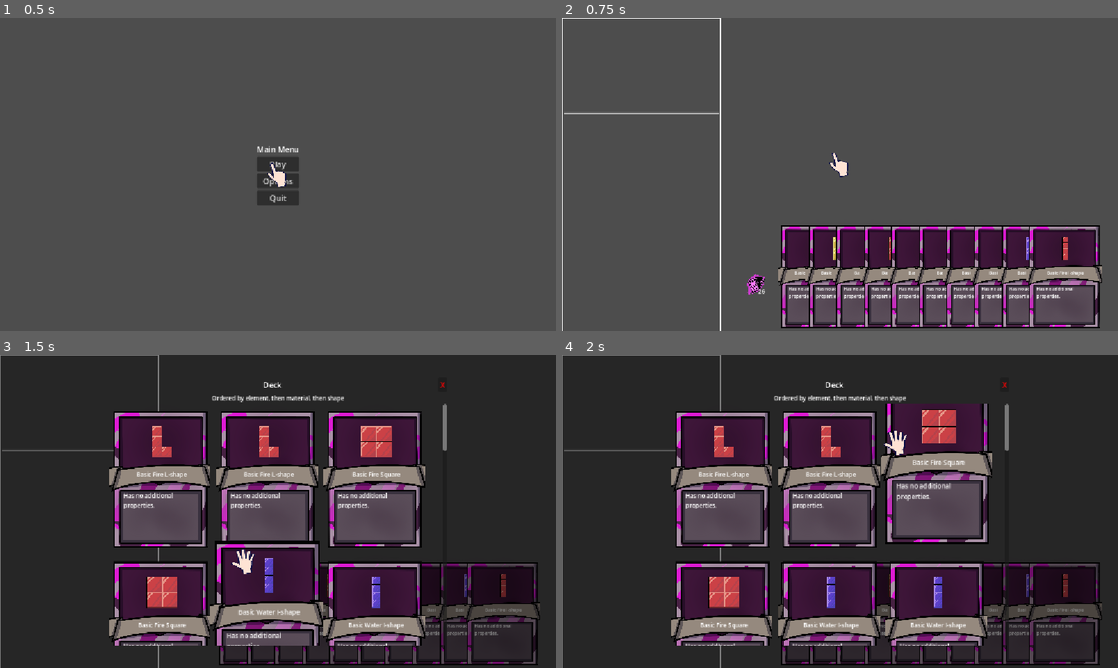
Above: before the commit, frames 1-4 (two rows, left to right).
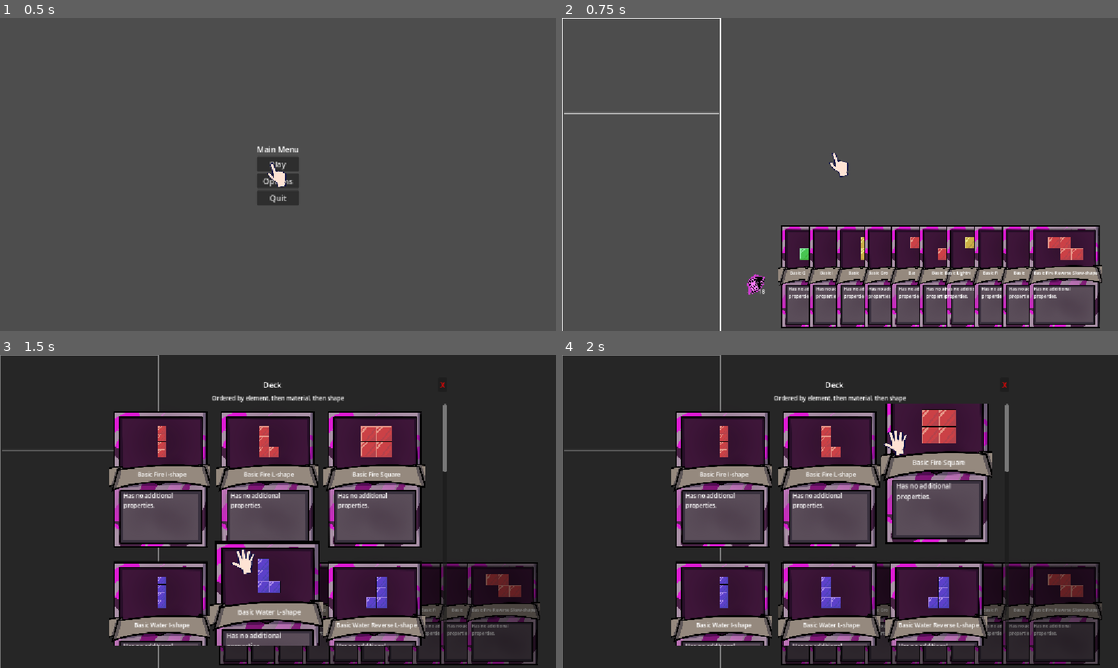
Above: after the commit, the same moments.

Repository: ttcs-games/godot-wild-jam-99
Game: Godot game, scene res://Main_menu.tscn
Same seed, same stepped clock (60 frames per second), same inputs: the game is played once before the commit and once after it.
Inputs (mouse positions are in pixels of both pictures, inside the frame that each line leads up to):
- Up to frame 1 (0.5 s): no input
- Up to frame 2 (0.75 s): click "Play" at 0.5 s
- Up to frame 3 (1.5 s): tap Enter at 1.25 s; drag from (200, 621) to (333, 442) at 1.27 s
- Up to frame 4 (2 s): no input

Frame 1 is identical in both runs. In frame 2, 1.1% of the frame differs, in the area x 35-97%, y 70-90%; in frame 3, 2.1%, in the area x 24-97%, y 22-93%; in frame 4, 2.1%.

Commit message:
Rewards screen (#11)
* Updated Shape Resources and Added Initial Rewards Screen

* Added Reward class and Expanded Reward Scene

* Finished Reward Screen

Diff:
--- /dev/null
+++ b/Reward.gd
@@ -0,0 +1,33 @@
+
+class_name Reward
+extends Node
+
+#Update this if the number of shapes, elements or materials changes
+#frankly this is a bunch of bullshit, but I have to make it into arrays for the random reward generation
+enum Types { ADD, REMOVE, TRAIT, CHANGE_SHAPE, CHANGE_ELEMENT }
+const Shapes: Array[ShapeData] = [CardFactory.L_SHAPE, CardFactory.REVERSEL_SHAPE, CardFactory.SKEW_SHAPE, CardFactory.REVERSESKEW_SHAPE, CardFactory.SQUARE_SHAPE, CardFactory.I_SHAPE, CardFactory.T_SHAPE]
+const CardElements: Array[Elements.Id] = [Elements.Id.RED, Elements.Id.BLUE, Elements.Id.GREEN, Elements.Id.YELLOW]
+const Materials: Array[MaterialData] = [CardFactory.BASIC_MATERIAL]
+
+var Card_added : CardData
+var Shape_change : ShapeData
+var Element_change: Elements.Id
+var Trait_added: MaterialData
+
+var Type: Types = Types.ADD
+var amount := 1
+
+func _init(reward_type : int, number_of_rewards: int):
+	Type = reward_type
+	amount = number_of_rewards
+
+	#don't need to do any additional processing if cards are only being removed.
+	if (Type == Types.ADD):
+		#big line. All it does is make copies of the random cards.
+		Card_added = CardFactory.make(Shapes.pick_random(),CardElements.pick_random(),Materials.pick_random())
+	elif (Type == Types.TRAIT):
+		Trait_added = Materials.pick_random()
+	elif (Type == Types.CHANGE_SHAPE):
+		Shape_change = Shapes.pick_random()
+	elif (Type == Types.CHANGE_ELEMENT):
+		Element_change = CardElements.pick_random()
--- /dev/null
+++ b/Rewards_screen.tscn
@@ -0,0 +1,76 @@
+[gd_scene format=3 uid="uid://bfpe6oflplml5"]
+
+[ext_resource type="Script" uid="uid://n51qvajcaiyd" path="res://rewards_screen.gd" id="1_85wn1"]
+[ext_resource type="PackedScene" uid="uid://w0up11rrrrqh" path="res://ui/cursorAnimation.tscn" id="2_1047e"]
+[ext_resource type="PackedScene" uid="uid://cpqylr4csh80v" path="res://ui/pile_view.tscn" id="3_07ys8"]
+
+[node name="RewardsScreen" type="Control" unique_id=1251849727]
+layout_mode = 3
+anchors_preset = 0
+script = ExtResource("1_85wn1")
+
+[node name="VBoxContainer" type="VBoxContainer" parent="." unique_id=1923518730]
+layout_mode = 1
+offset_left = 25.0
+offset_top = 200.0
+offset_right = 198.0
+offset_bottom = 283.0
+
+[node name="Label" type="Label" parent="VBoxContainer" unique_id=1339415900]
+layout_mode = 2
+text = "Choose Your Rewards!"
+
+[node name="Button" type="Button" parent="VBoxContainer" unique_id=1647886577]
+layout_mode = 2
+disabled = true
+text = "                  "
+
+[node name="Button2" type="Button" parent="VBoxContainer" unique_id=113340963]
+layout_mode = 2
+disabled = true
+text = "                  "
+
+[node name="Button3" type="Button" parent="VBoxContainer" unique_id=1561160007]
+layout_mode = 2
+disabled = true
+text = "                  "
+
+[node name="Button4" type="Button" parent="VBoxContainer" unique_id=819166901]
+layout_mode = 2
+disabled = true
+text = "                  "
+
+[node name="Button5" type="Button" parent="VBoxContainer" unique_id=428628121]
+layout_mode = 2
+disabled = true
+text = "                  "
+
+[node name="CursorLayer2" type="CanvasLayer" parent="." unique_id=1040749862]
+
+[node name="Cursor" parent="CursorLayer2" unique_id=1383289649 instance=ExtResource("2_1047e")]
+unique_name_in_owner = true
+z_index = 1001
+z_as_relative = false
+position = Vector2(31, 23)
+scale = Vector2(0.41393447, 0.3506711)
+
+[node name="NextLevelButton" type="Button" parent="." unique_id=2094615753]
+layout_mode = 0
+offset_left = 50.0
+offset_top = 546.0
+offset_right = 185.0
+offset_bottom = 577.0
+text = "Go to Next Level"
+
+[node name="DeckView" parent="." unique_id=321091678 instance=ExtResource("3_07ys8")]
+layout_mode = 0
+offset_left = 93.0
+offset_top = 440.0
+offset_right = 168.0
+offset_bottom = 500.0
+
+[connection signal="pressed" from="VBoxContainer/Button" to="." method="_on_button_pressed" binds= [0]]
+[connection signal="pressed" from="VBoxContainer/Button2" to="." method="_on_button_pressed" binds= [1]]
+[connection signal="pressed" from="VBoxContainer/Button3" to="." method="_on_button_pressed" binds= [2]]
+[connection signal="pressed" from="VBoxContainer/Button4" to="." method="_on_button_pressed" binds= [3]]
+[connection signal="pressed" from="VBoxContainer/Button5" to="." method="_on_button_pressed" binds= [4]]
--- a/autoload/game_manager.gd
+++ b/autoload/game_manager.gd
@@ -5,6 +5,8 @@
 extends Node
 
 const DRAW_AMOUNT := 10
+
+var REWARD_AMOUNT := 3 #Default is 3 rewards for completing a level
 
 var hand: Control
 var cursor_layer: CanvasLayer
@@ -21,6 +23,11 @@
 var _active_card_index: int = 1000 #because the player will never have more than 10 cards
 var _active_cursor: Node2D = null
 var _open_viewer: Control = null
+
+#Reward Handling
+var reward_to_apply: Reward = null
+var _reward_chosen: bool = false #checks if the player has selected a reward
+var cards_affected : Array[CardData] = []
 
 # Creates the piles and a initial deck
 func init_deck() -> void:
@@ -50,8 +57,6 @@
 
 # Needs to be called
 func select_card(card: Control, card_index: int) -> void:
-
-
 	cursorAnimation.play("grab")
 	# If you already have a selected card - cancel previous selection
 	if _active_card != null:
@@ -140,17 +145,62 @@
 	if cursorAnimation.animation != "grab":
 		cursorAnimation.play("hover_exit")
 
-func open_pile_viewer(pile: CardPile, title: String) -> void:
+func open_pile_viewer(pile: CardPile, title: String, num_cards_displayed: int = 1000, sort_cards : bool = true) -> void:
 	remove_card()
 	if _open_viewer != null:
 		return
 	_open_viewer = DECK_VIEWER_SCENE.instantiate()
 	cursor_layer.add_child(_open_viewer)
-	_open_viewer.setup(pile, title)
+	_open_viewer.setup(pile, title, num_cards_displayed, sort_cards)
 	_open_viewer.close_requested.connect(_close_pile_viewer)
+
+	#configuring accept rewards button to apply rewards
+	if (_reward_chosen):
+		_open_viewer.get_child(1).pressed.connect(apply_rewards)
 
 func _close_pile_viewer() -> void:
 	if _open_viewer == null:
 		return
 	_open_viewer.queue_free()
 	_open_viewer = null
+
+#applies the reward to the card. Horrible way of doing this, but it's a game jam, so have to make compromises
+func _on_card_chosen(card_affected: Control) -> void:
+	#if no reward is chosen, do this. Adding cards is already handled in rewards_screen script
+	if (_reward_chosen == false or reward_to_apply == null):
+		return
+
+	if (card_affected.card_data in cards_affected):
+		cards_affected.erase(card_affected.card_data)
+		card_affected.unlock()
+
+	elif (reward_to_apply.amount > len(cards_affected)):
+		cards_affected.append(card_affected.card_data)
+		card_affected.lock()
+
+	#this is the accept rewards button
+	_open_viewer.get_child(1).visible = true
+	_open_viewer.get_child(1).disabled = false
+
+func apply_rewards() -> void:
+	#removing these cards from the deck
+	deck.remove_all(cards_affected)
+
+	#add them back in changed if its one of the other rewards
+	for single_card in cards_affected:
+		if (reward_to_apply.Type == Reward.Types.TRAIT):
+			single_card.material = reward_to_apply.Trait_added
+
+		elif (reward_to_apply.Type == Reward.Types.CHANGE_ELEMENT):
+			single_card.element = reward_to_apply.Element_change
+
+		elif (reward_to_apply.Type == Reward.Types.CHANGE_SHAPE):
+			single_card.shape = reward_to_apply.Shape_change
+
+	if (reward_to_apply.Type != Reward.Types.REMOVE):
+		deck.add_all(cards_affected)
+
+	_open_viewer.get_child(1).visible = false
+	_open_viewer.get_child(1).disabled = true
+	_open_viewer.close_requested.emit()
+	cards_affected = []
--- a/data/card_factory.gd
+++ b/data/card_factory.gd
@@ -1,8 +1,15 @@
 class_name CardFactory
 
 const L_SHAPE = preload("res://data/shapes/L_shape.tres")
+const REVERSEL_SHAPE = preload("res://data/shapes/ReverseL_shape.tres")
+
+const SKEW_SHAPE = preload("res://data/shapes/Skew_shape.tres")
+const REVERSESKEW_SHAPE = preload("res://data/shapes/ReverseSkew_shape.tres")
+
 const SQUARE_SHAPE = preload("res://data/shapes/square_shape.tres")
 const I_SHAPE = preload("res://data/shapes/I_shape.tres")
+const T_SHAPE = preload("res://data/shapes/T_shape.tres")
+
 
 const BASIC_MATERIAL = preload("res://data/materials/basic_material.tres")
 
@@ -21,34 +28,25 @@
 	deck.append(make(L_SHAPE.duplicate(), Elements.Id.GREEN, BASIC_MATERIAL))
 	deck.append(make(L_SHAPE.duplicate(), Elements.Id.YELLOW, BASIC_MATERIAL))
 
-	deck.append(make(I_SHAPE.duplicate(), Elements.Id.RED, BASIC_MATERIAL))
-	deck.append(make(I_SHAPE.duplicate(), Elements.Id.BLUE, BASIC_MATERIAL))
-	deck.append(make(I_SHAPE.duplicate(), Elements.Id.GREEN, BASIC_MATERIAL))
-	deck.append(make(I_SHAPE.duplicate(), Elements.Id.YELLOW, BASIC_MATERIAL))
+	deck.append(make(REVERSEL_SHAPE.duplicate(), Elements.Id.RED, BASIC_MATERIAL))
+	deck.append(make(REVERSEL_SHAPE.duplicate(), Elements.Id.BLUE, BASIC_MATERIAL))
+	deck.append(make(REVERSEL_SHAPE.duplicate(), Elements.Id.GREEN, BASIC_MATERIAL))
+	deck.append(make(REVERSEL_SHAPE.duplicate(), Elements.Id.YELLOW, BASIC_MATERIAL))
 
-	deck.append(make(SQUARE_SHAPE.duplicate(), Elements.Id.RED, BASIC_MATERIAL))
-	deck.append(make(SQUARE_SHAPE.duplicate(), Elements.Id.BLUE, BASIC_MATERIAL))
-	deck.append(make(SQUARE_SHAPE.duplicate(), Elements.Id.GREEN, BASIC_MATERIAL))
-	deck.append(make(SQUARE_SHAPE.duplicate(), Elements.Id.YELLOW, BASIC_MATERIAL))
-	deck.append(make(L_SHAPE.duplicate(), Elements.Id.RED, BASIC_MATERIAL))
-	deck.append(make(L_SHAPE.duplicate(), Elements.Id.BLUE, BASIC_MATERIAL))
-	deck.append(make(L_SHAPE.duplicate(), Elements.Id.GREEN, BASIC_MATERIAL))
-	deck.append(make(L_SHAPE.duplicate(), Elements.Id.YELLOW, BASIC_MATERIAL))
+	deck.append(make(SKEW_SHAPE.duplicate(), Elements.Id.RED, BASIC_MATERIAL))
+	deck.append(make(SKEW_SHAPE.duplicate(), Elements.Id.BLUE, BASIC_MATERIAL))
+	deck.append(make(SKEW_SHAPE.duplicate(), Elements.Id.GREEN, BASIC_MATERIAL))
+	deck.append(make(SKEW_SHAPE.duplicate(), Elements.Id.YELLOW, BASIC_MATERIAL))
 
-	deck.append(make(I_SHAPE.duplicate(), Elements.Id.RED, BASIC_MATERIAL))
-	deck.append(make(I_SHAPE.duplicate(), Elements.Id.BLUE, BASIC_MATERIAL))
-	deck.append(make(I_SHAPE.duplicate(), Elements.Id.GREEN, BASIC_MATERIAL))
-	deck.append(make(I_SHAPE.duplicate(), Elements.Id.YELLOW, BASIC_MATERIAL))
+	deck.append(make(REVERSESKEW_SHAPE.duplicate(), Elements.Id.RED, BASIC_MATERIAL))
+	deck.append(make(REVERSESKEW_SHAPE.duplicate(), Elements.Id.BLUE, BASIC_MATERIAL))
+	deck.append(make(REVERSESKEW_SHAPE.duplicate(), Elements.Id.GREEN, BASIC_MATERIAL))
+	deck.append(make(REVERSESKEW_SHAPE.duplicate(), Elements.Id.YELLOW, BASIC_MATERIAL))
 
-	deck.append(make(SQUARE_SHAPE.duplicate(), Elements.Id.RED, BASIC_MATERIAL))
-	deck.append(make(SQUARE_SHAPE.duplicate(), Elements.Id.BLUE, BASIC_MATERIAL))
-	deck.append(make(SQUARE_SHAPE.duplicate(), Elements.Id.GREEN, BASIC_MATERIAL))
-	deck.append(make(SQUARE_SHAPE.duplicate(), Elements.Id.YELLOW, BASIC_MATERIAL))
-
-	deck.append(make(L_SHAPE.duplicate(), Elements.Id.RED, BASIC_MATERIAL))
-	deck.append(make(L_SHAPE.duplicate(), Elements.Id.BLUE, BASIC_MATERIAL))
-	deck.append(make(L_SHAPE.duplicate(), Elements.Id.GREEN, BASIC_MATERIAL))
-	deck.append(make(L_SHAPE.duplicate(), Elements.Id.YELLOW, BASIC_MATERIAL))
+	deck.append(make(T_SHAPE.duplicate(), Elements.Id.RED, BASIC_MATERIAL))
+	deck.append(make(T_SHAPE.duplicate(), Elements.Id.BLUE, BASIC_MATERIAL))
+	deck.append(make(T_SHAPE.duplicate(), Elements.Id.GREEN, BASIC_MATERIAL))
+	deck.append(make(T_SHAPE.duplicate(), Elements.Id.YELLOW, BASIC_MATERIAL))
 
 	deck.append(make(I_SHAPE.duplicate(), Elements.Id.RED, BASIC_MATERIAL))
 	deck.append(make(I_SHAPE.duplicate(), Elements.Id.BLUE, BASIC_MATERIAL))
--- a/data/card_pile.gd
+++ b/data/card_pile.gd
@@ -28,6 +28,18 @@
 		_cards.append(card)
 	changed.emit()
 
+func remove(card: CardData) -> void:
+	if card == null:
+		push_error("CardPile.add: null card")
+		return
+	_cards.erase(card)
+	changed.emit()
+
+func remove_all(cards: Array[CardData]) -> void:
+	for card in cards:
+		_cards.erase(card)
+	changed.emit()
+
 func draw_all() -> Array[CardData]:
 	var out = _cards.duplicate(true)
 	_cards.clear()
--- /dev/null
+++ b/data/shapes/ReverseL_shape.tres
@@ -0,0 +1,9 @@
+[gd_resource type="Resource" script_class="ShapeData" format=3 uid="uid://c6jqghydqdond"]
+
+[ext_resource type="Script" uid="uid://cu4flg5hjyic8" path="res://data/shape_data.gd" id="1_2be6u"]
+
+[resource]
+script = ExtResource("1_2be6u")
+offsets = Array[Vector2i]([Vector2i(1, 0), Vector2i(1, 1), Vector2i(1, 2), Vector2i(0, 2)])
+display_name = "Reverse L-shape"
+metadata/_custom_type_script = "uid://cu4flg5hjyic8"
--- /dev/null
+++ b/data/shapes/ReverseSkew_shape.tres
@@ -0,0 +1,9 @@
+[gd_resource type="Resource" script_class="ShapeData" format=3 uid="uid://bejaxjbiti8st"]
+
+[ext_resource type="Script" uid="uid://cu4flg5hjyic8" path="res://data/shape_data.gd" id="1_aqw6h"]
+
+[resource]
+script = ExtResource("1_aqw6h")
+offsets = Array[Vector2i]([Vector2i(0, 0), Vector2i(1, 0), Vector2i(1, 1), Vector2i(2, 1)])
+display_name = "Reverse Skew-shape"
+metadata/_custom_type_script = "uid://cu4flg5hjyic8"
--- /dev/null
+++ b/data/shapes/Skew_shape.tres
@@ -0,0 +1,9 @@
+[gd_resource type="Resource" script_class="ShapeData" format=3 uid="uid://d2r367krg154x"]
+
+[ext_resource type="Script" uid="uid://cu4flg5hjyic8" path="res://data/shape_data.gd" id="1_0jnlg"]
+
+[resource]
+script = ExtResource("1_0jnlg")
+offsets = Array[Vector2i]([Vector2i(0, 1), Vector2i(1, 1), Vector2i(1, 0), Vector2i(2, 0)])
+display_name = "Skew-shape"
+metadata/_custom_type_script = "uid://cu4flg5hjyic8"
--- /dev/null
+++ b/data/shapes/T_shape.tres
@@ -0,0 +1,9 @@
+[gd_resource type="Resource" script_class="ShapeData" format=3 uid="uid://dy7k12p10oqx8"]
+
+[ext_resource type="Script" uid="uid://cu4flg5hjyic8" path="res://data/shape_data.gd" id="1_pb4xc"]
+
+[resource]
+script = ExtResource("1_pb4xc")
+offsets = Array[Vector2i]([Vector2i(0, 0), Vector2i(1, 0), Vector2i(2, 0), Vector2i(1, 1)])
+display_name = "T-Shape"
+metadata/_custom_type_script = "uid://cu4flg5hjyic8"
--- a/game_objects/card.gd
+++ b/game_objects/card.gd
@@ -125,9 +125,6 @@
 
 # Input reading for when card is selected
 func _gui_input(event: InputEvent) -> void:
-	# If card is already selected - skip
-	if _locked:
-		return
 	# If LMB is pressed - signal (handled by Hand)
 	if event is InputEventMouseButton and event.pressed and event.button_index == MOUSE_BUTTON_LEFT:
 		clicked.emit(self)
--- /dev/null
+++ b/rewards_screen.gd
@@ -0,0 +1,90 @@
+extends Control
+
+@export var Reward_amount : int = 0
+var _rng := RandomNumberGenerator.new()
+@export var total_cards_choice = 10
+
+@onready var RewardButtons : Array[Button] = [$VBoxContainer/Button, $VBoxContainer/Button2, $VBoxContainer/Button3, $VBoxContainer/Button4, $VBoxContainer/Button5]
+@onready var ClickableDeck := $DeckView
+@onready var RewardOptionsBox := $VBoxContainer
+var Rewards : Array[Reward] = []
+
+# Called when the node enters the scene tree for the first time.
+func _ready() -> void:
+	#remove this line later as this scene will always be triggered after the level.
+	if GameManager.deck == null:
+		GameManager.init_deck()
+
+	#setting cursorlayer and animation so that the deck_viewer works
+	GameManager.cursorAnimation = $CursorLayer2/Cursor
+	GameManager.cursor_layer = $CursorLayer2
+	ClickableDeck.bind(GameManager.deck)
+	ClickableDeck.clicked.connect(func(pile): GameManager.open_pile_viewer(pile, "Deck"))
+
+
+	Reward_amount = GameManager.REWARD_AMOUNT #REWARD_AMOUNT should be changed before this scene is triggered
+
+	for i in range(Reward_amount):
+		#randomly defining what kind of reward and how many cards it can affect
+		var newReward := Reward.new(_rng.randi_range(0,4),_rng.randi_range(1,3))
+
+		#adding text to the button
+		addRewardText(i,newReward)
+
+		#activating the buttons that are connected to the rewards
+		RewardButtons[i].disabled = false
+		Rewards.append(newReward)
+
+
+#This function changes the text of the buttons depending on what kind of reward is given
+func addRewardText(button_index: int, newReward: Reward):
+	#creating reward button text
+		if (newReward.Type == Reward.Types.ADD):
+			var data := newReward.Card_added
+			var material_name := "?" if data.material == null else data.material.display_name
+			var element_name := Elements.display_name(data.element)
+			var shape_name := "?" if data.shape == null else data.shape.display_name
+
+			RewardButtons[button_index].text = "Add %d %s %s %s Card(s) to your Deck" % [newReward.amount,material_name, element_name, shape_name]
+
+		elif (newReward.Type == Reward.Types.REMOVE):
+			RewardButtons[button_index].text = "Remove %d Card(s) from your Deck" % [newReward.amount]
+
+		elif (newReward.Type == Reward.Types.TRAIT):
+			var material_name := newReward.Trait_added.display_name
+			RewardButtons[button_index].text = "Change %d Card(s) to %s" % [newReward.amount, material_name]
+
+		elif (newReward.Type == Reward.Types.CHANGE_SHAPE):
+			var shape_name := newReward.Shape_change.display_name
+			RewardButtons[button_index].text = "Change %d Card(s) to %s" % [newReward.amount,shape_name]
+
+		elif (newReward.Type == Reward.Types.CHANGE_ELEMENT):
+			var element_name := Elements.display_name(newReward.Element_change)
+			RewardButtons[button_index].text = "Change %d Card(s) to %s Element" % [newReward.amount,element_name]
+
+#all five buttons are connected to the same function, just giving different indexes
+func _on_button_pressed(button_index: int) -> void:
+	var Reward_Given := Rewards[button_index]
+	RewardButtons[button_index].disabled = true #reward is disabled permanently once selected
+
+	var cards_affected := GameManager.deck
+
+	#handling adding cards. It's the simplest reward.
+	if Reward_Given.Type == Reward.Types.ADD:
+		for i in range(Reward_Given.amount):
+			cards_affected.add(Reward_Given.Card_added)
+
+	else:
+		RewardOptionsBox.visible = false #disappearing the box so that the cards are the only thing on screen
+		cards_affected.shuffle() #shuffling cards before grabbing
+
+		GameManager.reward_to_apply = Reward_Given
+		GameManager._reward_chosen = true
+
+		GameManager.open_pile_viewer(cards_affected, "Cards Affected (Reward will be forfeited if you leave)", total_cards_choice - 1, false)
+		GameManager._open_viewer.close_requested.connect(_on_deck_viewer_closed)
+
+func _on_deck_viewer_closed() -> void:
+	GameManager.reward_to_apply = null
+	GameManager._reward_chosen = false
+	RewardOptionsBox.visible = true #reappearing the cards once award is selected
--- a/ui/deck_viewer.gd
+++ b/ui/deck_viewer.gd
@@ -2,6 +2,7 @@
 
 const CARD := preload("res://game_objects/card.tscn")
 @onready var title_label: Label = $ColorRect/CenterContainer/Panel/MarginContainer/VBoxContainer/TopBar/TitleLabel
+@onready var hint_label: Label = $ColorRect/CenterContainer/Panel/MarginContainer/VBoxContainer/HintLabel
 @onready var close_button: Button = $ColorRect/CenterContainer/Panel/MarginContainer/VBoxContainer/TopBar/CloseButton
 @onready var card_grid: GridContainer = $ColorRect/CenterContainer/Panel/MarginContainer/VBoxContainer/CardScroll/CardGrid
 
@@ -17,18 +18,26 @@
 		close_requested.emit()
 		get_viewport().set_input_as_handled()
 
-func setup(pile: CardPile, title: String) -> void:
+func setup(pile: CardPile, title: String, num_cards_displayed: int, sort_cards: bool) -> void:
 	title_label.text = title
 
 	var cards := pile.get_cards_copy()
-	cards.sort_custom(CardData.compare_for_display)
+
+	#sorting cards
+	if sort_cards:
+		cards.sort_custom(CardData.compare_for_display)
+		hint_label.visible = true #if its sorted, then this label should appear
+	else:
+		hint_label.visible = false
 
 	for child in card_grid.get_children():
 		child.queue_free()
 
-	for data in cards:
+	var length_of_loop = min(num_cards_displayed, len(cards))
+	for i in range(length_of_loop):
 		var card: Control = CARD.instantiate()
-		card.setup(data)
+		card.clicked.connect(GameManager._on_card_chosen) #connecting to game manager, which will apply the reward.
+		card.setup(cards[i])
 		card_grid.add_child(card)
 
 func _on_grid_sorted() -> void:
--- a/ui/deck_viewer.tscn
+++ b/ui/deck_viewer.tscn
@@ -61,6 +61,7 @@
 text = "X"
 
 [node name="HintLabel" type="Label" parent="ColorRect/CenterContainer/Panel/MarginContainer/VBoxContainer" unique_id=251841771]
+visible = false
 layout_mode = 2
 theme_override_font_sizes/font_size = 12
 text = "Ordered by element, then material, then shape"
@@ -75,3 +76,13 @@
 theme_override_constants/h_separation = 12
 theme_override_constants/v_separation = 12
 columns = 3
+
+[node name="AcceptRewardsButton" type="Button" parent="." unique_id=1430055763]
+visible = false
+layout_mode = 0
+offset_left = 1022.0
+offset_top = 496.0
+offset_right = 1107.0
+offset_bottom = 554.0
+disabled = true
+text = "Accept"
Not shown, added: Reward.gd.uid
Not shown, added: rewards_screen.gd.uid
